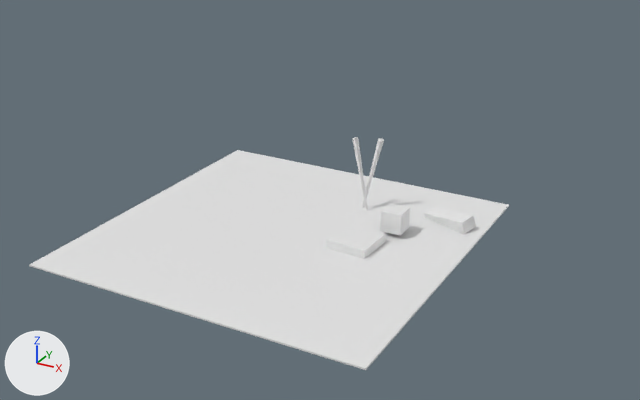
One commit to the Blender file blend-files/demo2.blend: the scene before it, then after it.
The view is the same before and after, from a camera (50 mm lens) standing at (59.4, -136.7, 71.8) and looking at (-10.3, -10.1, 8.4). The axes (+X, +Y, +Z) are drawn at lower left. The lights are the same throughout.

Objects in the first picture: 'Cube.006', 'Floor', 'Menu', 'Renge'.
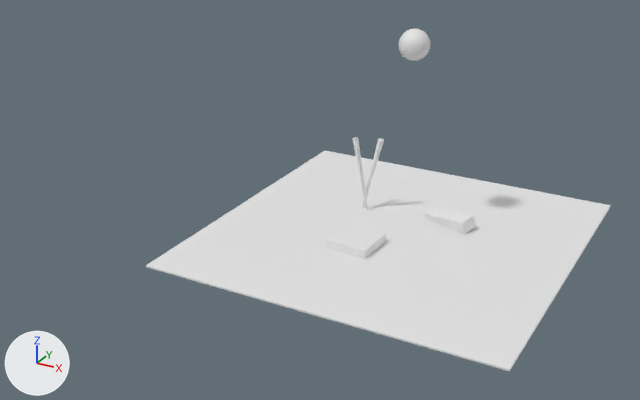
Where the change shows, as pixel boxes [x1, y1, x2, y2] in the pictures (640 x 400 px):
```json
{"object": "Floor", "change": "moved", "before": [29, 150, 509, 370], "after": [146, 151, 611, 372]}
{"object": "Chochin", "change": "added", "after": [398, 29, 430, 61]}
{"object": "Menu", "change": "hidden", "before": [380, 203, 410, 236]}
```

Scene script edits in JSON lines:
```json
{"op": "add", "block": "me_sphere", "code": ["me_sphere = bpy.data.meshes.new('Sphere')", "me_sphere.from_pydata(...)  # a UV sphere (32 segments, 16 rings, poles along z) spanning x -0.5..0.5, y -0.5..0.5, z -0.5..0.5"]}
{"op": "set", "path": "ob_floor.location", "old": "(-17.8, -9.4, -0.1)", "new": "(0.0, 0.0, -0.1)"}
{"op": "add", "block": "ob_menu", "code": "ob_menu.hide_render = True"}
{"op": "add", "block": "ob_chochin", "code": ["ob_chochin = bpy.data.objects.new('Chochin', me_sphere)", "ob_chochin.location = (-0.2, 6.0, 34.1)", "ob_chochin.scale = (5.59, 5.59, 5.59)"]}
```
